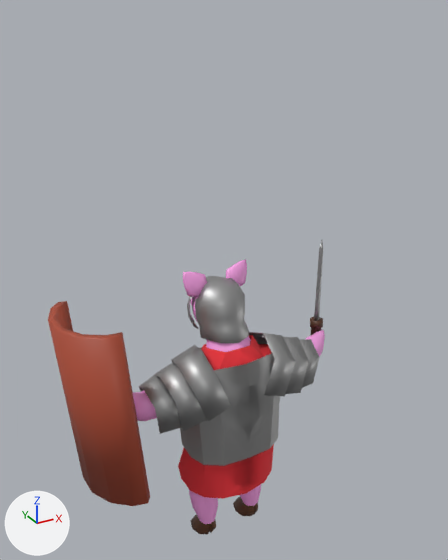
An edit to the glTF model assets/models/pig/pig.glb, drawn before and after from the same camera.
One viewpoint serves both versions: a 50 mm camera at (-6.68, -12.0, 13.54) aimed at (0.37, 0.82, 7.12). The lights are fixed; the arrows at lower left show +X, +Y and +Z. Where no turn or scale is listed for an object, it has been applied to the vertices. Vertices at the same position are counted once.

Names of what the first picture shows: 'Body', 'Breastplate', 'Helmet', 'Shoulderpads', 'Sword', 'Tunic', 'shield'.
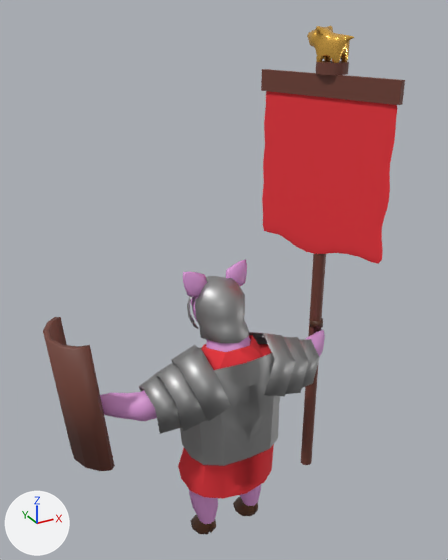
The newer file is also turned or shifted as a whole; pictures and numbers use the older file's frame.

Diff of the bpy script that builds the scene:
```diff
--- a/assets/models/pig/pig.glb.py
+++ b/assets/models/pig/pig.glb.py
@@ mat_shield @@
 mat_shield = principled_material('Shield')
-mat_shield.base_color = (0.411, 0.0689, 0.0319)  # red #ac4a32
+mat_shield.base_color = (0.168, 0.0531, 0.0362)  # brown #724135
@@ mat_gold @@
+mat_gold = principled_material('Gold')
+mat_gold.base_color = (1.0, 0.567, 0.11)  # orange #ffc65d
+mat_gold.metallic = 0.868
+mat_gold.roughness = 0.25
@@ me_cylinder_010 @@
 me_cylinder_010.from_pydata(...)  # 28 vertices, 52 faces; spans x -0.95..0.61, y -1.41..1.41, z -2.4..2.4
 # used by ob_shield; location = (-3.13, 0.62, 4.66)
+# me_cylinder_010 part 1: the whole mesh is multiplied about its middle by the matrix ((0.725, 0.098, -0.011), (-0.098, 0.725, -0.012), (0.01, 0.014, 0.732)), then moved by (-0.38, 0.18, 0.31)
 me_cylinder_010.materials.append(mat_shield)
@@ me_cube_003 @@
+me_cube_003.from_pydata(...)  # 538 vertices, 1072 faces; spans x -0.353..0.372, y -0.647..0.624, z -0.477..0.389
+me_cube_003.materials.append(mat_gold)  # orange #ffc65d
@@ me_cylinder_011 @@
+me_cylinder_011.from_pydata(...)  # 498 vertices, 992 faces; spans x 1.16..2.44, y -4.9..-1.16, z 6.98..11.37
+me_cylinder_011.materials.append(mat_tunic)  # red #ee333c
@@ me_staff @@
+me_staff.from_pydata(...)  # 187 vertices, 380 faces; spans x 2.56..4.01, y -1.12..2.77, z 0.0..12.31
+me_staff.materials.append(mat_shield)  # brown #724135
@@ ob_pig @@
+ob_pig = bpy.data.objects.new('Pig', me_cube_003)
+ob_pig.location = (3.4, 0.98, 12.74)
@@ ob_banner @@
+ob_banner = bpy.data.objects.new('Banner', me_cylinder_011)
+ob_banner.location = (1.49, 3.84, 0.29)
@@ ob_flag_staff @@
+ob_flag_staff = bpy.data.objects.new('Flag_Staff', me_staff)
+ob_flag_staff.location = (0.0, 0.0, 0.0)
```

Boxes [x1, y1, x2, y2] around the edits, measured in the pictures (448 x 560 px):
'Banner', added (red): after [262, 91, 397, 264]
'shield', recoloured, reshaped (red to brown, 29% narrower, 25% shorter): before [48, 301, 150, 506]; after [43, 317, 115, 471]
'Flag_Staff', added (brown): after [261, 61, 405, 465]
'Pig', added: after [307, 25, 354, 63]
